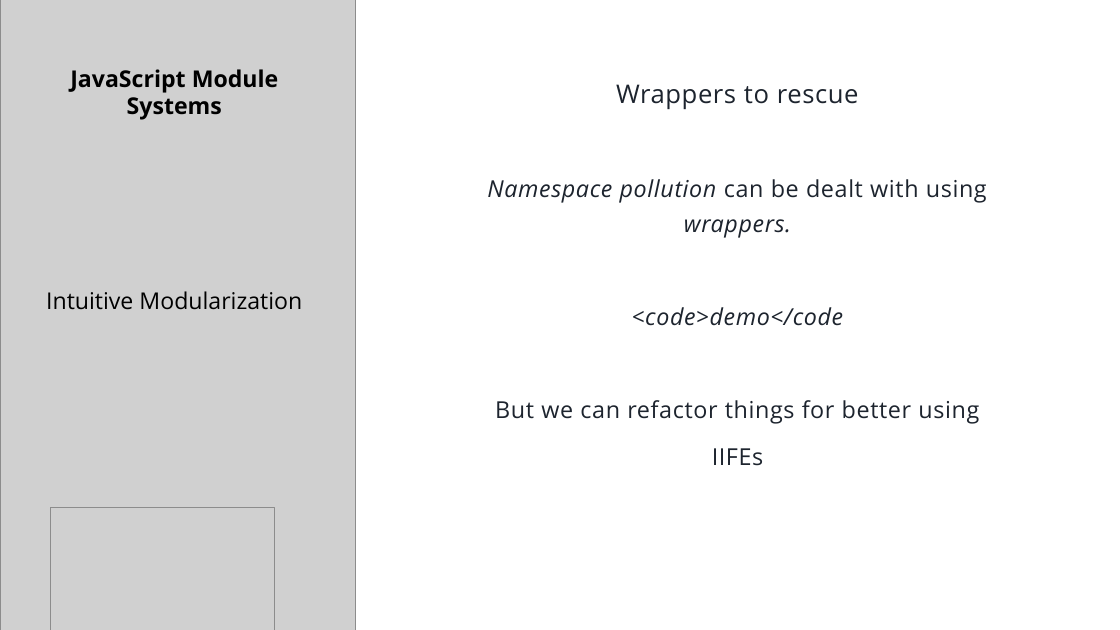
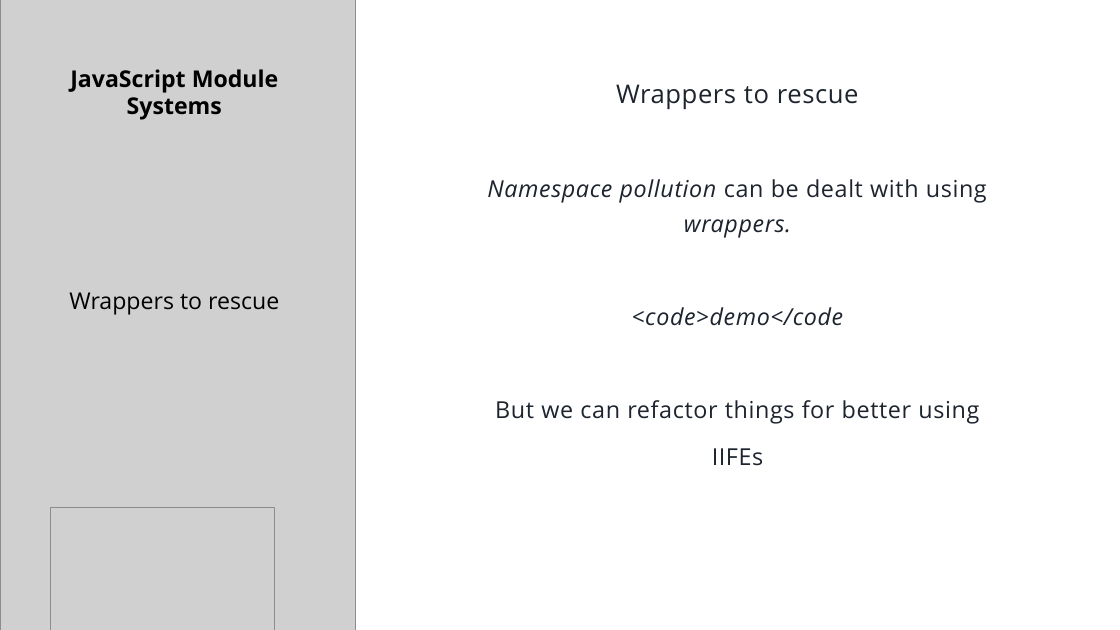
Before and after one commit to sjsam/js-module-systems, a slide deck: slide 5 of presentation.pptx. Drawn at 1120x630 pixels with LibreOffice and Linux fonts; fonts in the diff are those of the drawing; grey boxes stand for pictures. Boxes give left, top, right and bottom in pixels: in the first picture for what was removed or moved away, otherwise in the second. Text is boxed around its words. In the diff, an @@ line names an element or a change of style, - is before the commit and + after.

```diff
--- a/presentation.pptx
+++ b/presentation.pptx
@@ title at [69,69,279,314]: text changed @@
-JavaScript Module Systems
-Intuitive Modularization
+JavaScript Module Systems
+Wrappers to rescue
```
Also in this commit, not shown: 2 other slides changed, 4 slides added, 20 other files.
